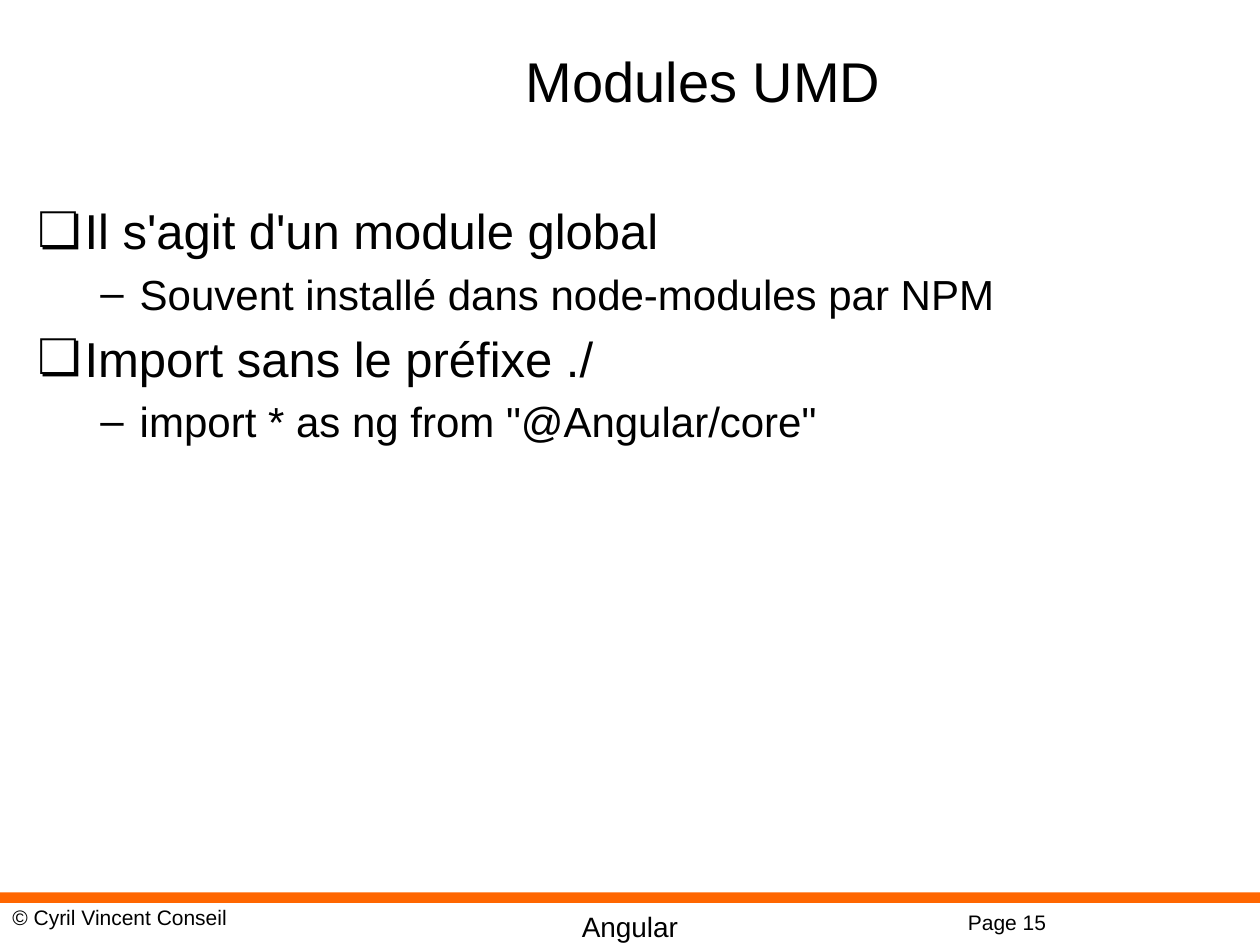
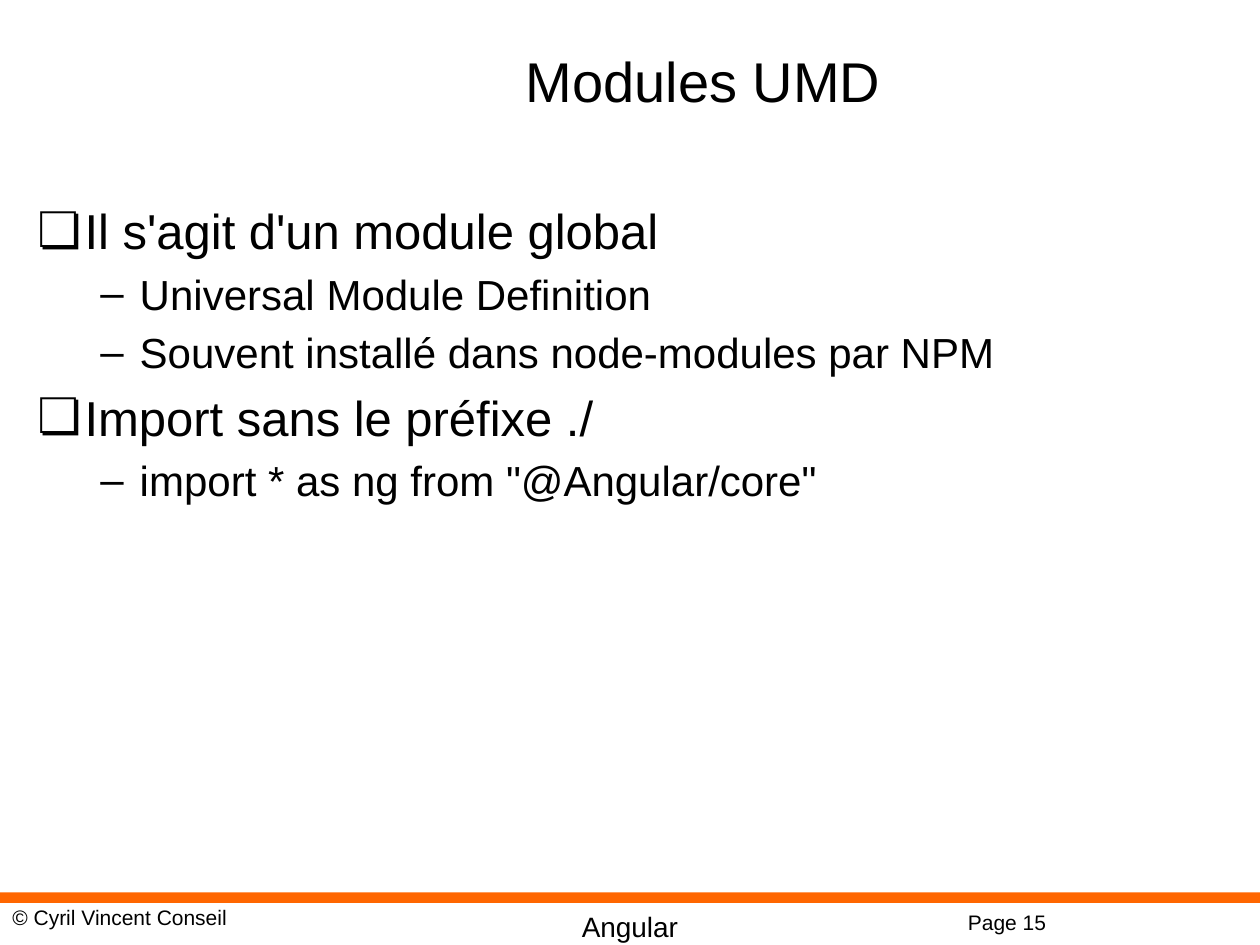
Before and after one commit to cyrilvincent/angular, a slide deck: slide 15 of PPT/Angular07-TS.pptx. Drawn at 1260x945 pixels with LibreOffice and Linux fonts; fonts in the diff are those of the drawing; background and template pictures are left out. Boxes give left, top, right and bottom in pixels: in the first picture for what was removed or moved away, otherwise in the second. Text is boxed around its words. In the diff, an @@ line names an element or a change of style, - is before the commit and + after.

```diff
--- a/PPT/Angular07-TS.pptx
+++ b/PPT/Angular07-TS.pptx
@@ text at box(140, 279, 651, 311): paragraph added @@
+  – Universal Module Definition
```
Also in this commit, not shown: 18 other files.
